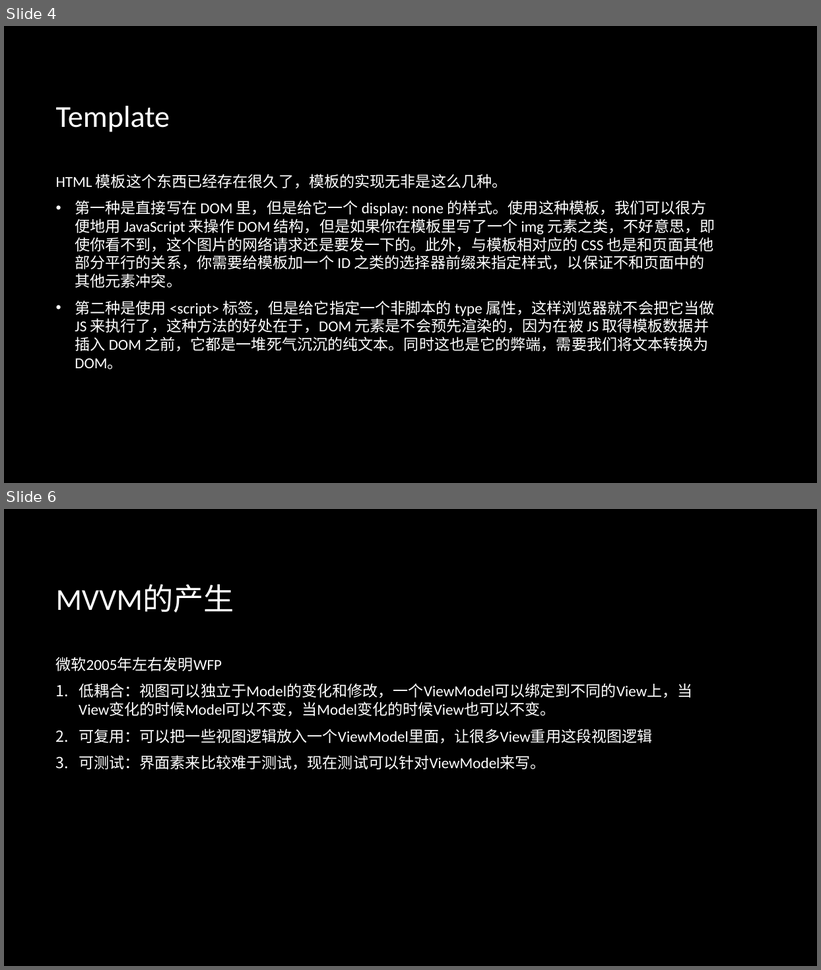
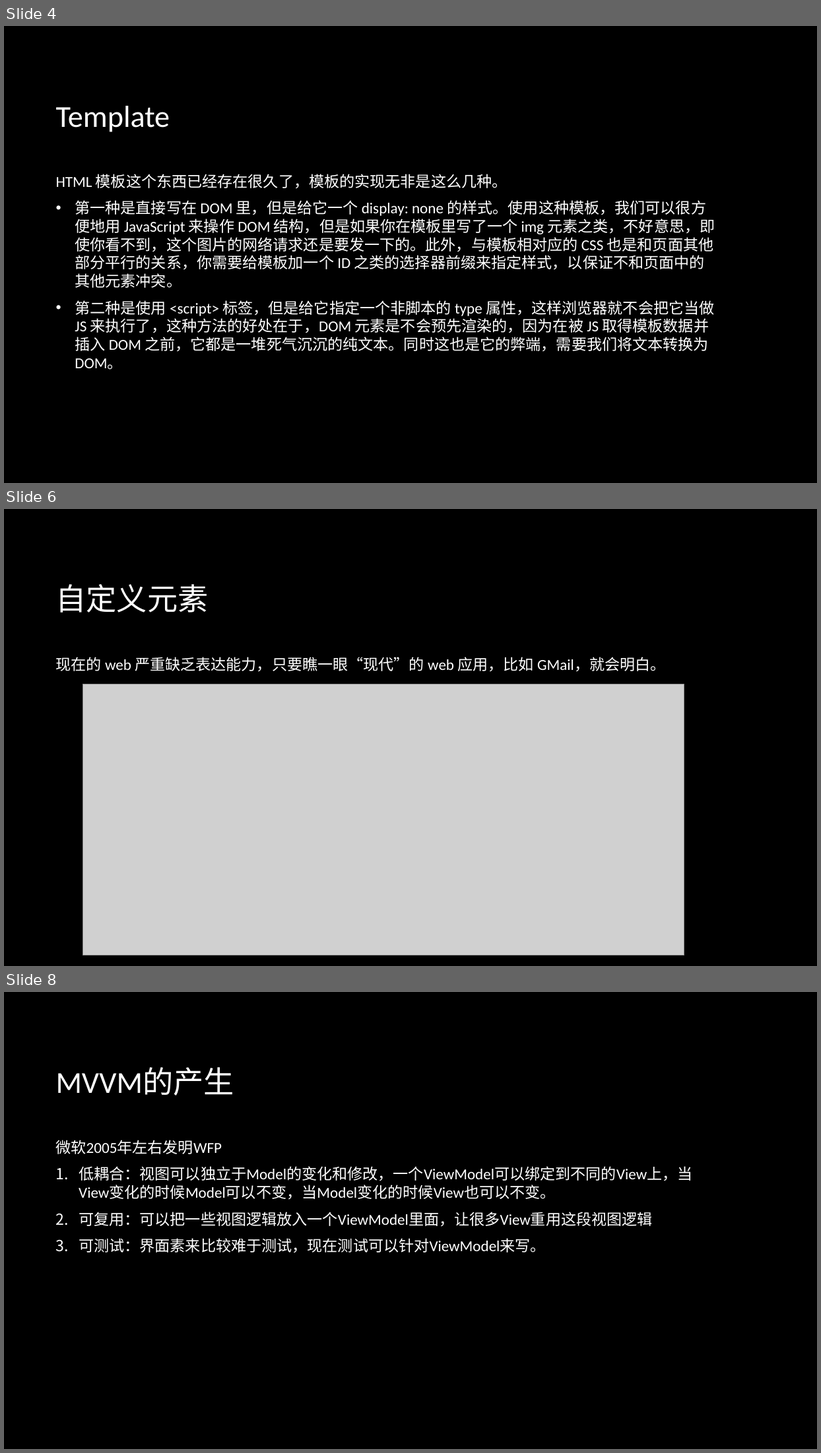
Before and after one commit to zhanglingkang/study, a slide deck: article/front-end/前端技术分享.pptx. Shown one above the other, each under a label of ours: slides 4 and 6 before the commit, slides 4, 6 and 8 after it; the slides between them are not shown. The pictures are 821x970 and 821x1453 pixels, drawn with LibreOffice and Linux fonts; fonts in the diff are those of the drawing; grey boxes stand for pictures; background and template pictures are left out. Boxes give left, top, right and bottom in pixels: in the first picture for what was removed or moved away, otherwise in the second. Text is boxed around its words. In the diff, an @@ line names an element or a change of style, - is before the commit and + after.

```diff
--- a/article/front-end/前端技术分享.pptx
+++ b/article/front-end/前端技术分享.pptx
@@ slide 6 added at [4, 509, 817, 966], background picture (left out) @@
@@ title added at [56, 584, 209, 613], 36 pt, text #FFFFFF @@
+自定义元素
@@ text added at [56, 657, 666, 672], 18 pt, text #FFFFFF @@
+现在的 web 严重缺乏表达能力，只要瞧一眼“现代”的 web 应用，比如 GMail，就会明白。
@@ picture added at [83, 685, 684, 956] @@
@@ what was slide 6 is now slide 8 @@
```
Also in this commit, not shown: 1 slide changed, 1 other slide added, 1 other file.
